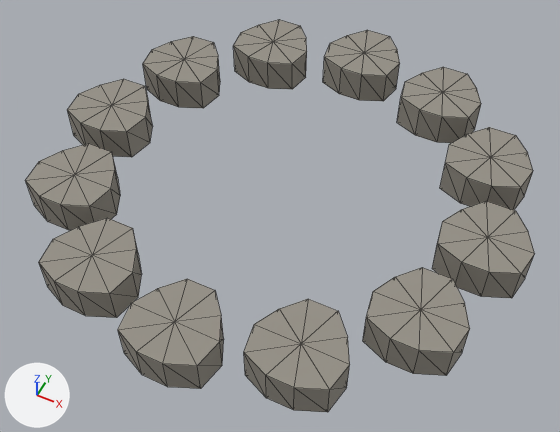
Before and after pictures for a commit that changed the glTF model assets/models/props/fire_ring.glb.
Rendered twice from a 50 mm camera at (0.422, -0.862, 1.007) aimed at (0.014, -0.046, -0.013). The lights are fixed; the arrows at lower left show +X, +Y and +Z. The first picture is the older version. Mesh edges are drawn as thin lines.

In view in the first picture: 'fire_ring'.
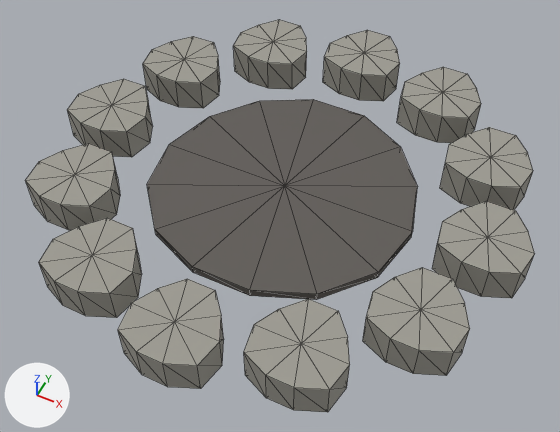
Boxes [x1, y1, x2, y2] around the edits, measured in the pictures (560 x 432 px):
part 1 of me_fire_ring, added
    after: [147, 99, 417, 300]
part 2 of me_fire_ring, edited (looks the same)
    both: [25, 20, 535, 412]

Diff of the bpy script that builds the scene:
```diff
--- a/assets/models/props/fire_ring.glb.py
+++ b/assets/models/props/fire_ring.glb.py
@@ mat_fire_ring_stones_mat @@
+mat_fire_ring_stones_mat = principled_material('fire_ring_stones_mat')
+mat_fire_ring_stones_mat.base_color = (0.34, 0.33, 0.29)  # grey #9e9b93
+mat_fire_ring_stones_mat.roughness = 0.88
@@ mat_fire_ring_ash_mat @@
+mat_fire_ring_ash_mat = principled_material('fire_ring_ash_mat')
+mat_fire_ring_ash_mat.base_color = (0.12, 0.11, 0.1)  # dark grey #615d59
+mat_fire_ring_ash_mat.roughness = 0.88
@@ me_fire_ring @@
 # used by ob_fire_ring; location = (0.0, 0.0, 0.0)
-me_fire_ring.from_pydata(...)  # 264 vertices, 480 faces; spans x -0.435..0.435, y -0.427..0.436, z 0.0..0.064
+me_fire_ring.from_pydata(...)  # 294 vertices, 536 faces; spans x -0.435..0.435, y -0.427..0.436, z 0.0..0.064
+# me_fire_ring part 1: a new loose piece of 30 vertices spanning x -0.24..0.24, y -0.23..0.238, z 0.0..0.015, in mat_fire_ring_ash_mat (dark grey #615d59)
+# me_fire_ring part 2: 480 faces spanning x -0.435..0.435, y -0.427..0.436, z 0.0..0.064 switch from mat_fire_ring_mat (grey #959086) to mat_fire_ring_stones_mat (grey #9e9b93)
+me_fire_ring.materials.append(mat_fire_ring_ash_mat)  # dark grey #615d59
```
